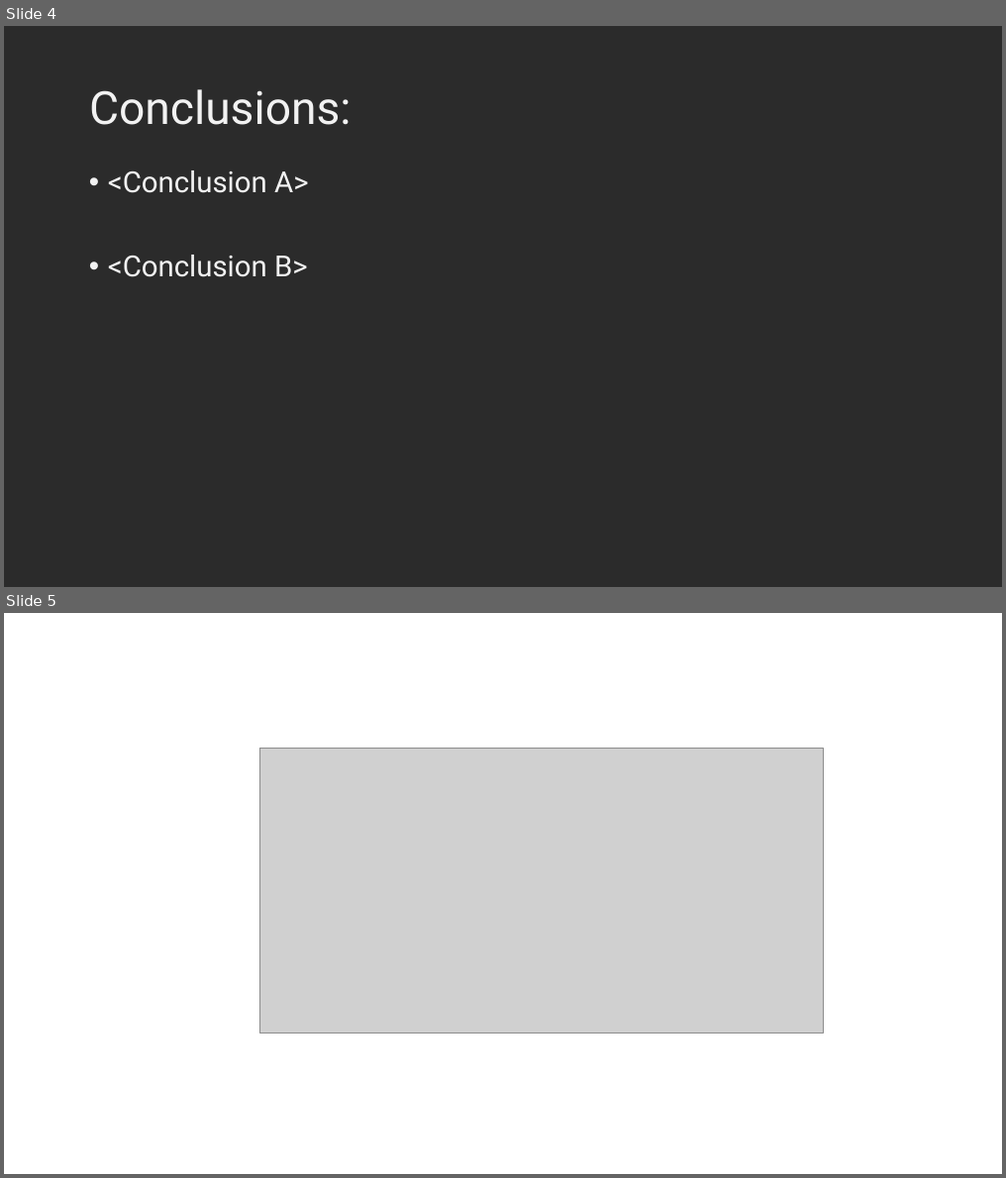
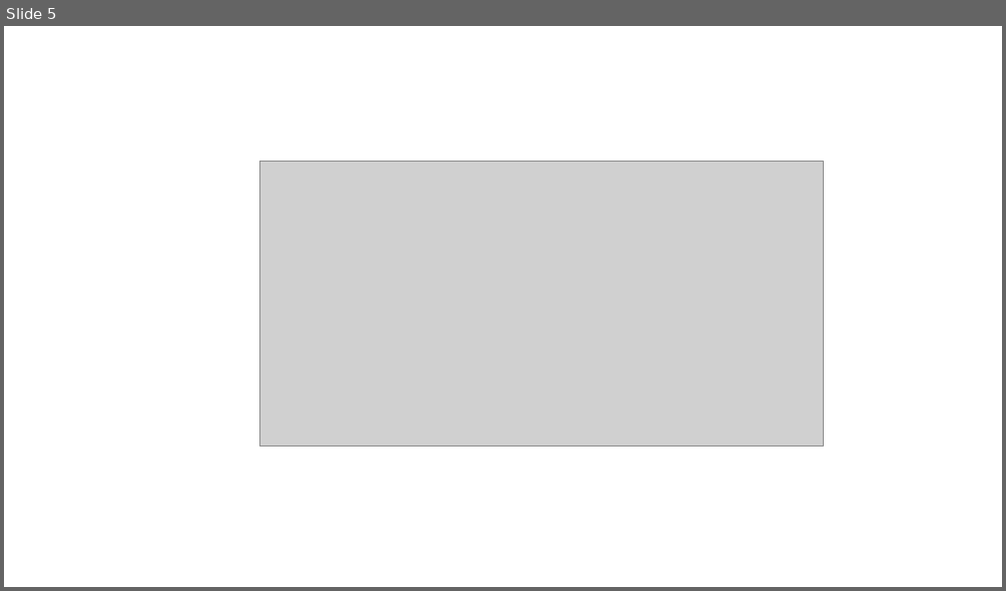
Before and after one commit to KiraSensei13/MNT_ITESM_courses, a slide deck: 2.2.ThermodynamicsOfMaterials/classActivity02/classActivity02.pptx. Shown one above the other, each under a label of ours: slides 4 and 5 before the commit, slide 5 after it. The pictures are 1006x1178 and 1006x591 pixels, drawn with LibreOffice and Linux fonts; fonts in the diff are those of the drawing; grey boxes stand for pictures; background and template pictures are left out; a plain dark background stands for a picture behind light text. Boxes give left, top, right and bottom in pixels: in the first picture for what was removed or moved away, otherwise in the second. Text is boxed around its words. In the diff, an @@ line names an element or a change of style, - is before the commit and + after.

```diff
--- a/2.2.ThermodynamicsOfMaterials/classActivity02/classActivity02.pptx
+++ b/2.2.ThermodynamicsOfMaterials/classActivity02/classActivity02.pptx
@@ slide 4 removed at <box>4,26,1002,587</box>, background picture (left out) @@
@@ title removed at <box>89,89,351,125</box> @@
-Conclusions:
@@ text removed at <box>108,171,308,277</box> @@
-• <Conclusion A>
-• <Conclusion B>
```
Also in this commit, not shown: 1 slide changed, 3 slides added, 1 other slide removed, 4 other files.
